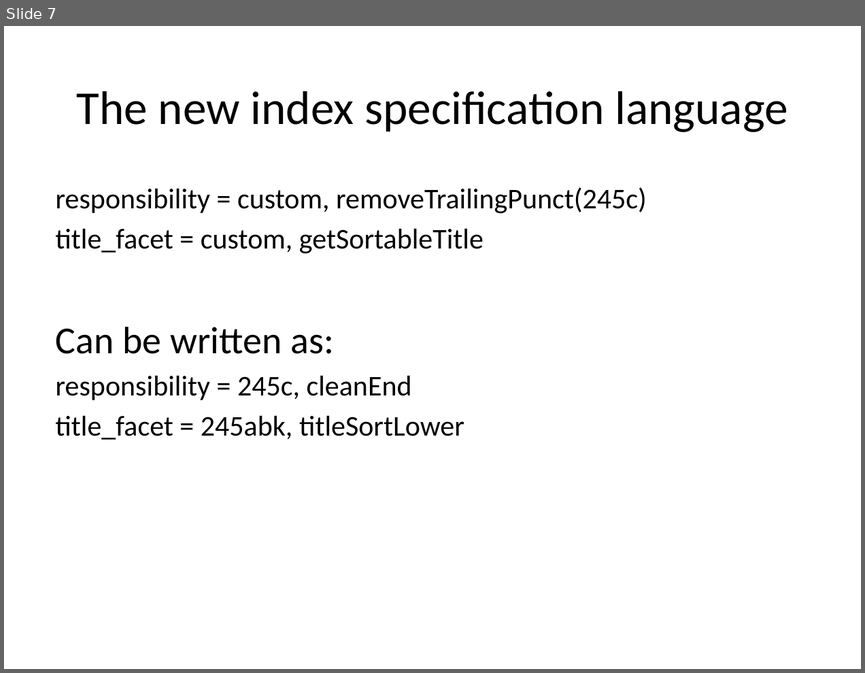
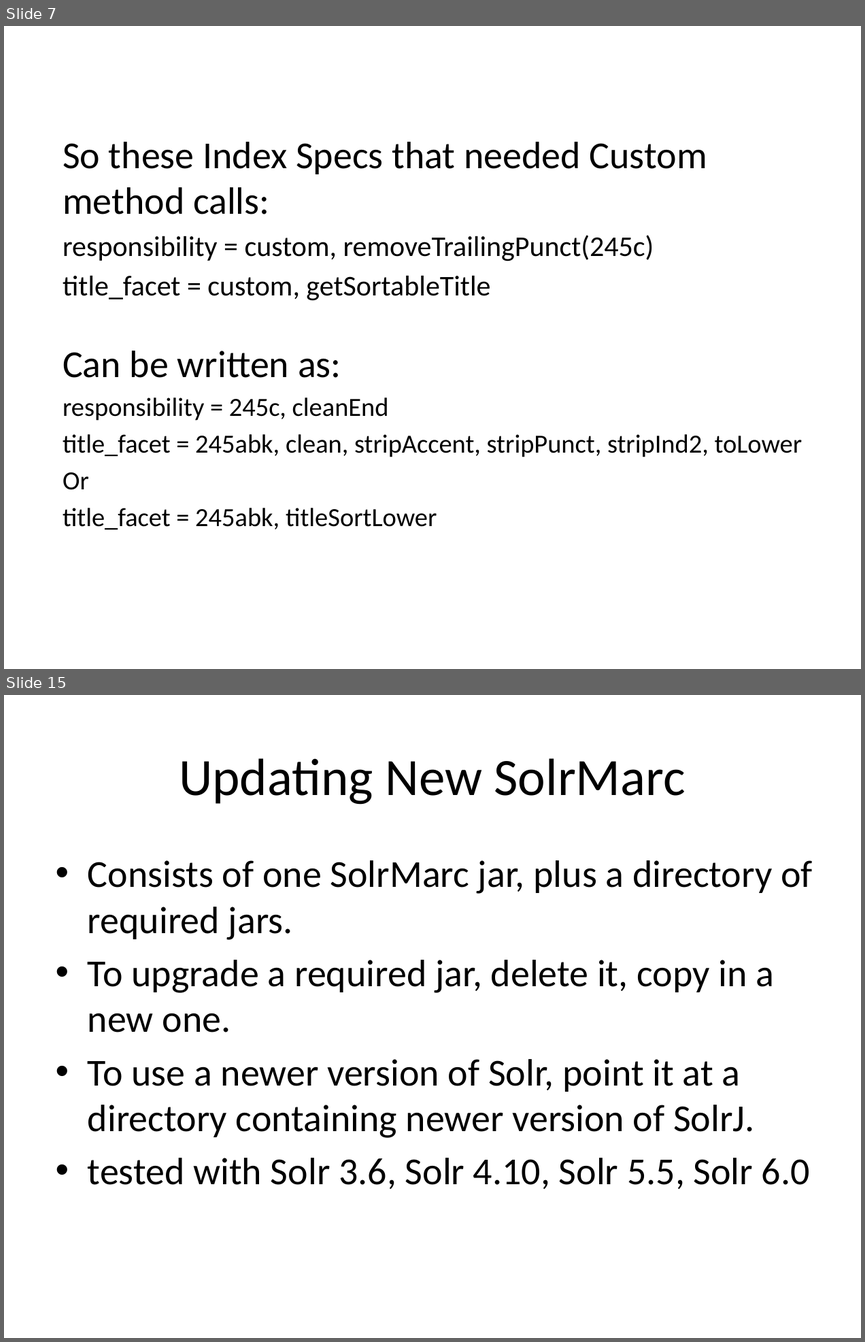
Before and after one commit to solrmarc/solrmarc, a slide deck: New Release of SolrMarc.pptx. Shown one above the other, each under a label of ours: slide 7 before the commit, slides 7 and 15 after it; the slides between them are not shown. The pictures are 865x673 and 865x1342 pixels, drawn with LibreOffice and Linux fonts; fonts in the diff are those of the drawing. Boxes give left, top, right and bottom in pixels: in the first picture for what was removed or moved away, otherwise in the second. Text is boxed around its words. In the diff, an @@ line names an element or a change of style, - is before the commit and + after.

```diff
--- a/New Release of SolrMarc.pptx
+++ b/New Release of SolrMarc.pptx
@@ slide 15 added at (4, 695, 861, 1338), background #FFFFFF @@
@@ title added at (179, 758, 685, 804), 44 pt, text #000000 @@
+Updating New SolrMarc
@@ text added at (88, 860, 813, 1189), 32 pt, text #000000 @@
+• Consists of one SolrMarc jar, plus a directory of required jars.
+• To upgrade a required jar, delete it, copy in a new one.
+• To use a newer version of Solr, point it at a directory containing newer version of SolrJ.
+• tested with Solr 3.6, Solr 4.10, Solr 5.5, Solr 6.0
@@ slide 7 changed as well @@
@@ background #E6E6D8 to #FFFFFF @@
@@ title removed at (77, 91, 787, 132) @@
-The new index specification language
@@ text "So these Index Specs that ...": place and size @@
-text "So these Index Specs that ..." at (56, 187, 647, 439)
+text "So these Index Specs that ..." at (62, 142, 802, 530)
@@ text at (62, 142, 707, 214): paragraph added @@
+So these Index Specs that needed Custom method calls:
@@ text at (62, 397, 436, 530): size 24 to 22 pt in "responsibility = 245c, cleanEnd", "title_facet = 245abk, titleSortLower" @@
@@ text at (62, 434, 802, 490): paragraphs added @@
+title_facet = 245abk, clean, stripAccent, stripPunct, stripInd2, toLower
+Or
```
Also in this commit, not shown: 6 other slides changed, 9 other slides added.
